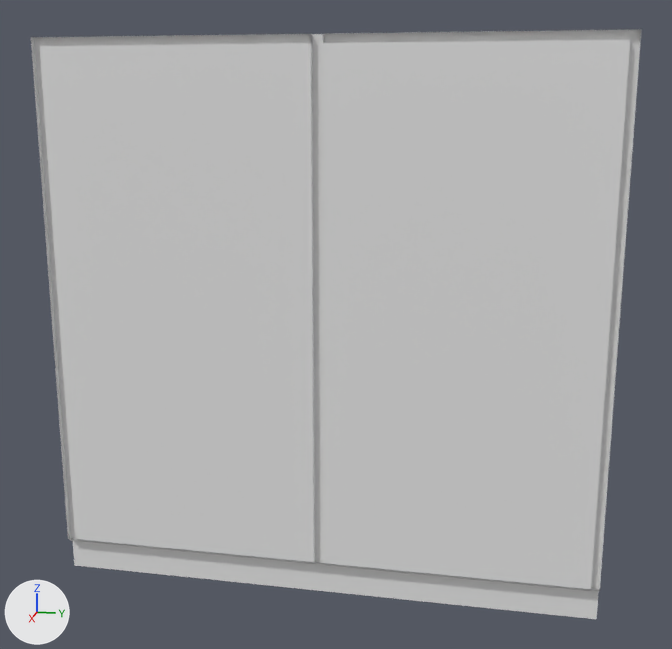
A saved change to the FBX model LD40/Assets/Meshes/budynki/B2_wall_bottom.FBX.
The view is the same before and after, from a 50 mm lens placed at (8.48, 4.51, 2.71), pointed at (3.83, 3.58, 1.55). Lighting does not change. The marker at lower left points along +X, +Y and +Z. Where no turn or scale is listed for an object, it has been applied to the vertices.

In view in the first picture: 'B2_wall_bottom_window'.
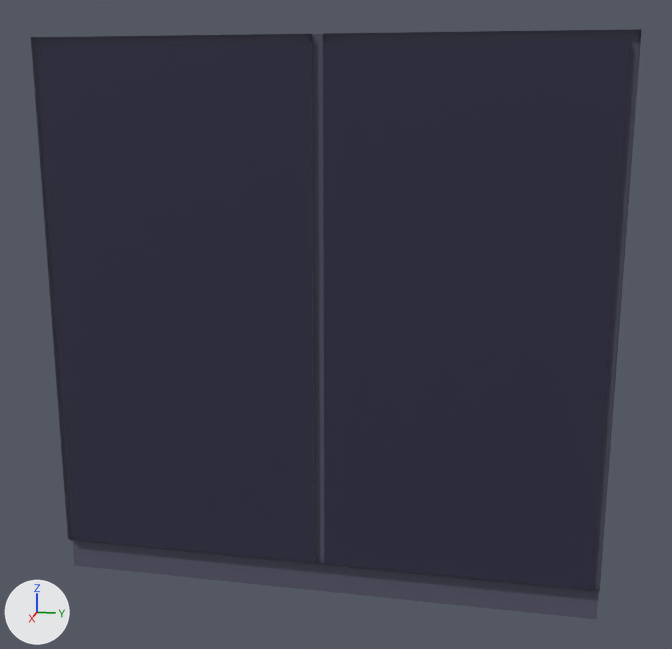
The newer file is also turned or shifted as a whole; pictures and numbers use the older file's frame.

What the commit changed:
Material 'dol_b4_3' (mat_dol_b4_3) is new.
Its base color is (0.0902, 0.0902, 0.141) (dark blue #555569).
Its roughness is 0.859.
Material 'okno' (mat_okno) is new.
Its base color is (0.0235, 0.0235, 0.0549) (dark blue #2a2a42).
Its roughness is 0.859.
me_mesh has 52 vertices, 38 faces and spans x -0.16..-0.11, y -3.0..0.0, z 0.0..3.0.
me_mesh is used by ob_b2_wall_bottom_window; location (4.0, 5.0, 0.0).
me_mesh part 1: all 36 faces centred in x -0.16..-0.13, y -3.0..0.0, z 0.08..3.0 switch from no material to mat_dol_b4_3 (dark blue #555569).
me_mesh part 2: all 2 faces centred in x -0.11, y -2.24..-0.76, z 1.58 switch from no material to mat_okno (dark blue #2a2a42).

Where the change shows, as pixel boxes (x1, y1, x2, y2) in the pictures (672 x 649 px):
part 1 of me_mesh, recoloured (grey to blue): (31, 29, 642, 619) in both
part 2 of me_mesh, recoloured (grey to blue): (40, 39, 630, 589) in both
